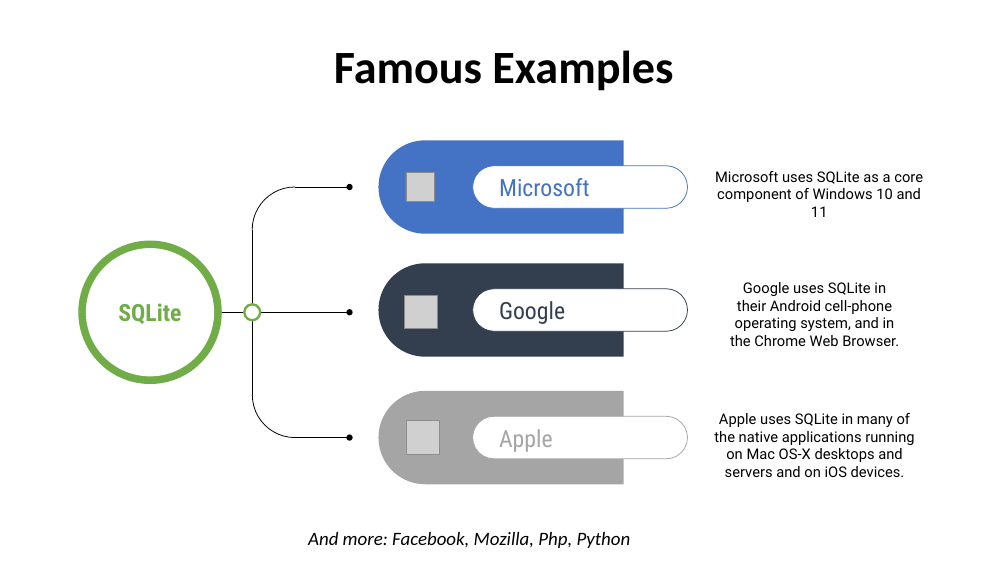
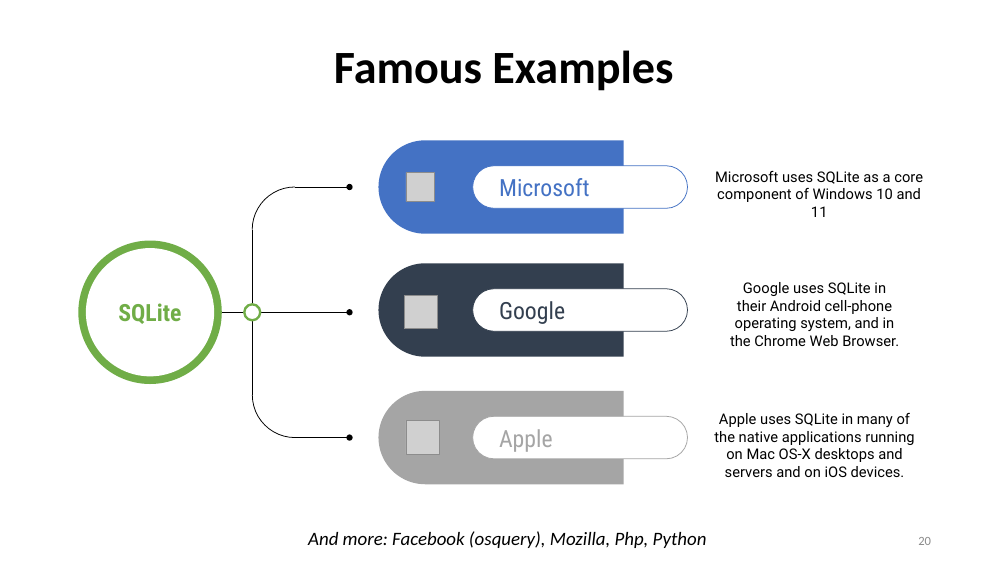
Before and after one commit to AntonioPirani/SQLiteProject, a slide deck: slide 20 of Presentation.pptx (slide 19 before the commit). Drawn at 1008x567 pixels with LibreOffice and Linux fonts; fonts in the diff are those of the drawing; grey boxes stand for pictures. Boxes give left, top, right and bottom in pixels: in the first picture for what was removed or moved away, otherwise in the second. Text is boxed around its words. In the diff, an @@ line names an element or a change of style, - is before the commit and + after.

```diff
--- a/Presentation.pptx
+++ b/Presentation.pptx
@@ text at (x1=308, y1=531, x2=707, y2=548): text changed @@
-And more: Facebook, Mozilla, Php, Python
+And more: Facebook (osquery), Mozilla, Php, Python
@@ page number added at (x1=918, y1=537, x2=931, y2=545), 12 pt, text #8C8C8C @@
+20
```
Also in this commit, not shown: 20 other slides changed, 3 slides added.
